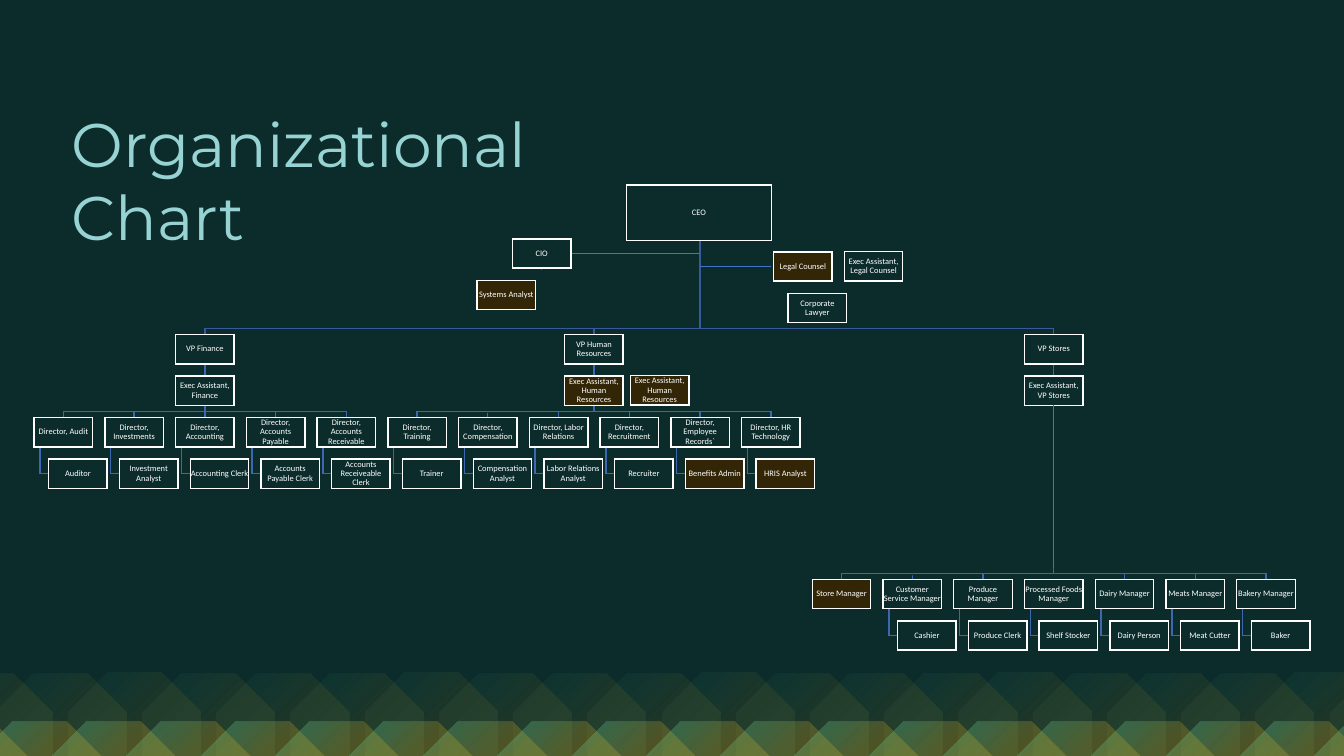
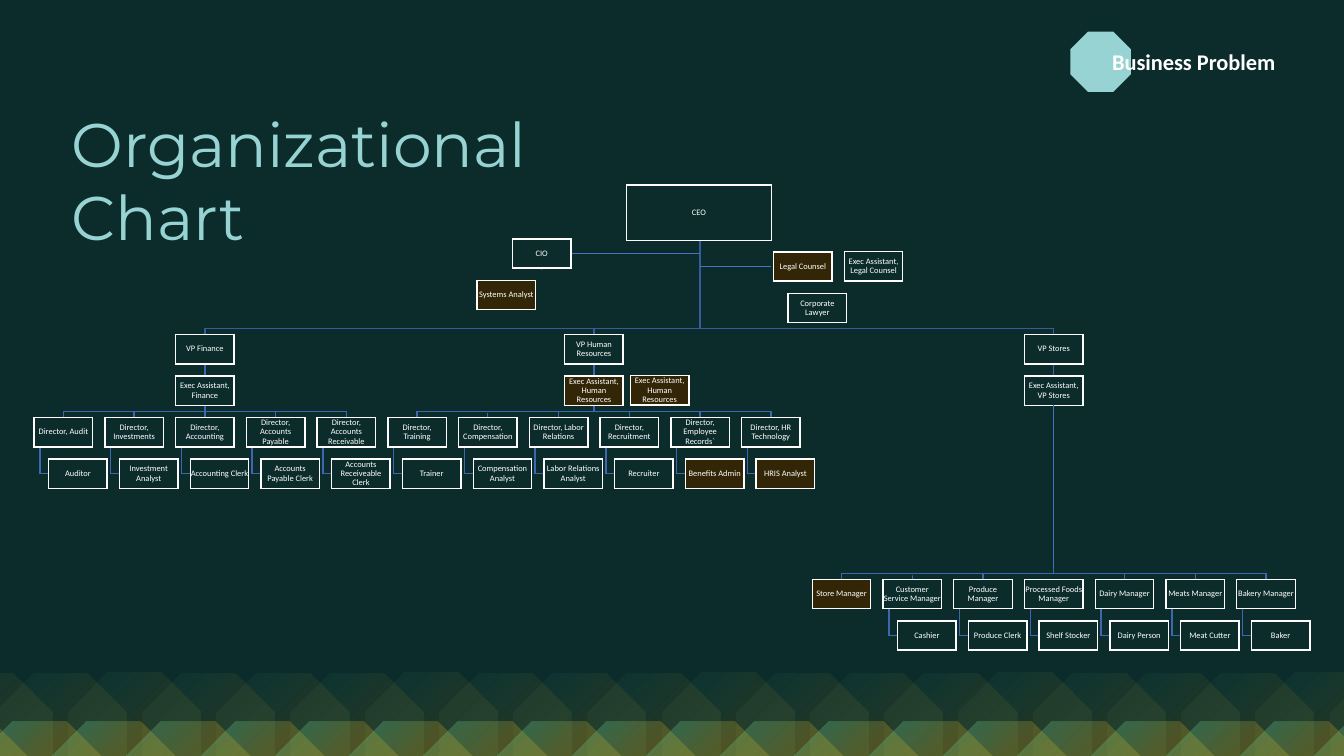
Before and after one commit to mjaali/R-Squad, a slide deck: slide 11 of Assets/R squad Project Presentation.pptx (slide 10 before the commit). Drawn at 1344x756 pixels with LibreOffice and Linux fonts; fonts in the diff are those of the drawing. Boxes give left, top, right and bottom in pixels: in the first picture for what was removed or moved away, otherwise in the second. Text is boxed around its words. In the diff, an @@ line names an element or a change of style, - is before the commit and + after.

```diff
--- a/Assets/R squad Project Presentation.pptx
+++ b/Assets/R squad Project Presentation.pptx
@@ octagon added at box(1071, 31, 1131, 92), fill #98D3D3, 16 pt, text #FFFFFF, bold @@
+Business Problem
```
Also in this commit, not shown: 5 other slides changed, 9 slides added, 1 slide removed, 5 other files.
